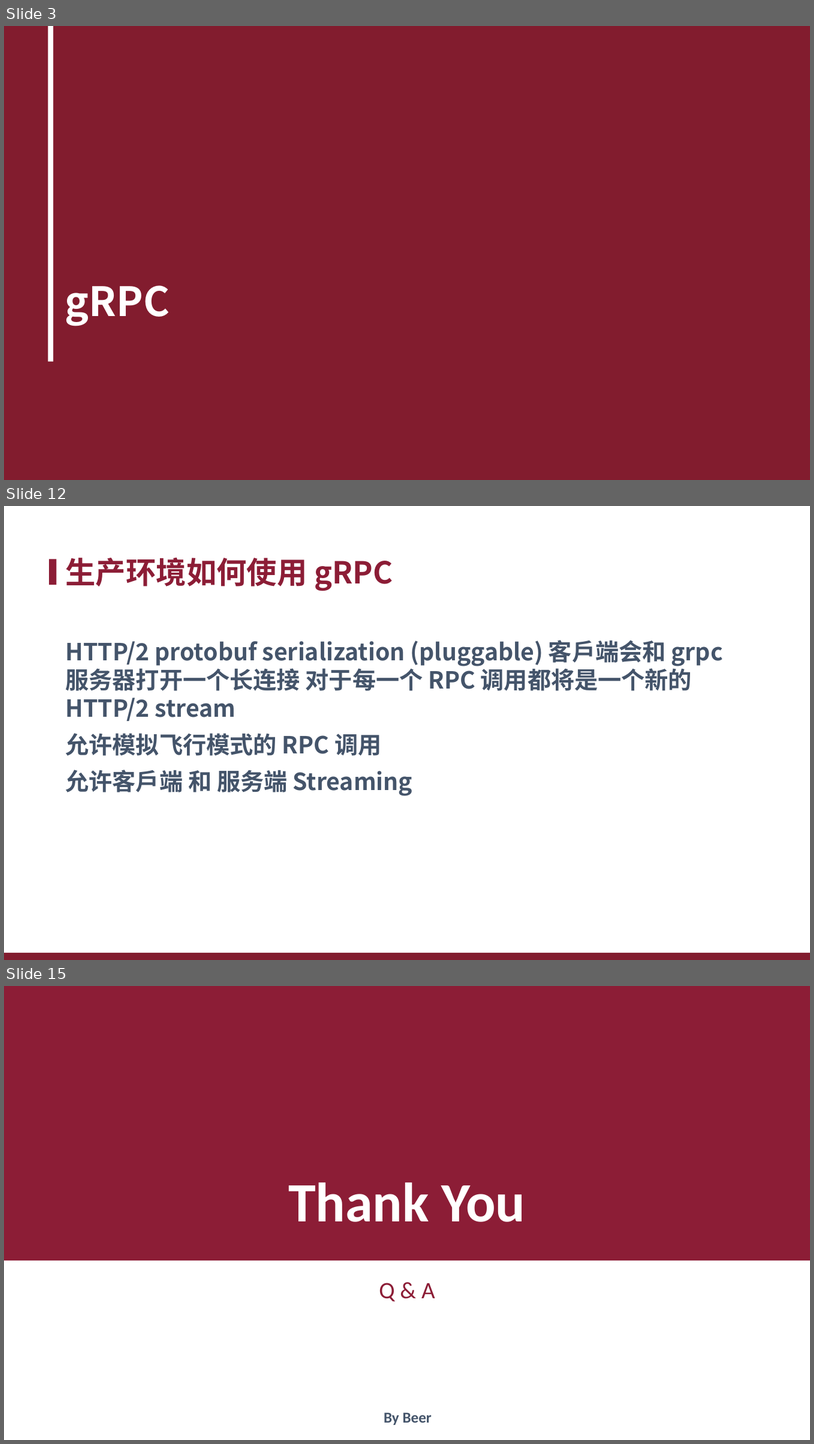
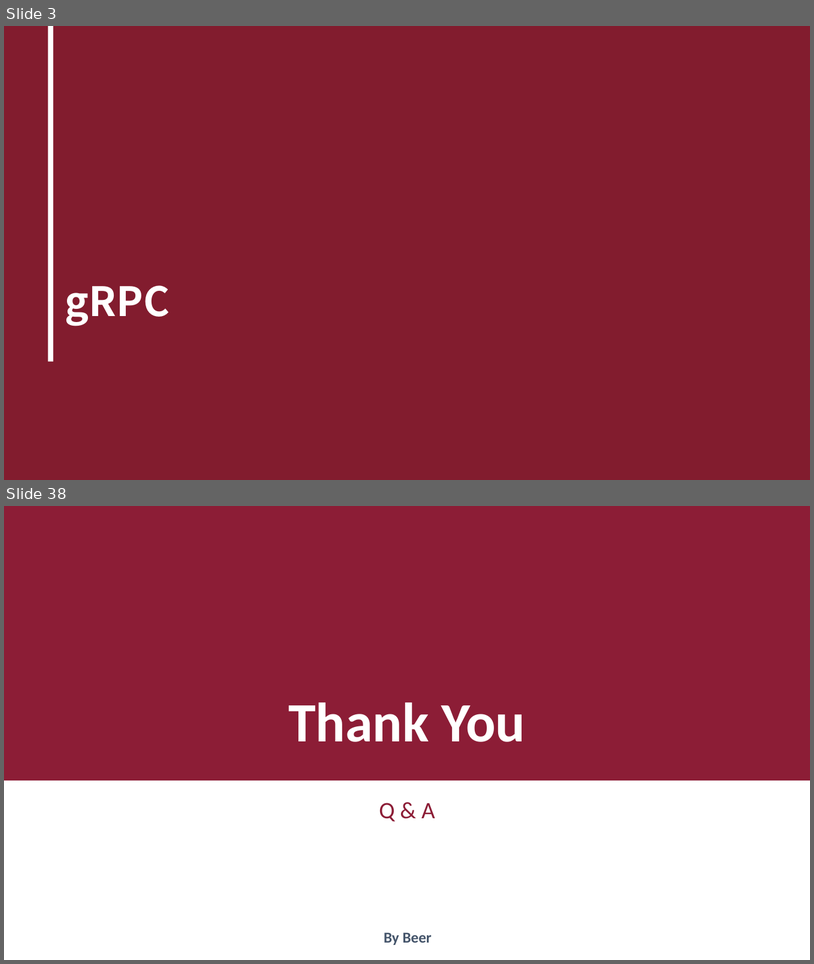
Before and after one commit to xiauchen/5__gRPC, a slide deck: 空白PPT.pptx. Shown one above the other, each under a label of ours: slides 3, 12 and 15 before the commit, slides 3 and 38 after it; the slides between them are not shown. The pictures are 814x1444 and 814x964 pixels, drawn with LibreOffice and Linux fonts; fonts in the diff are those of the drawing; background and template pictures are left out. Boxes give left, top, right and bottom in pixels: in the first picture for what was removed or moved away, otherwise in the second. Text is boxed around its words. In the diff, an @@ line names an element or a change of style, - is before the commit and + after.

```diff
--- a/空白PPT.pptx
+++ b/空白PPT.pptx
@@ slide 12 removed at [4,506,810,960], background #FFFFFF @@
@@ rectangle removed at [50,559,57,585] @@
@@ title removed at [65,558,393,591] @@
-生产环境如何使用 gRPC
@@ text removed at [65,640,723,796] @@
-HTTP/2 protobuf serialization (pluggable) 客户端会和 grpc 服务器打开一个长连接 对于每一个 RPC 调用都将是一个新的 HTTP/2 stream
-允许模拟飞行模式的 RPC 调用
-允许客户端 和 服务端 Streaming
@@ rectangle removed at [4,952,810,960] @@
@@ what was slide 15 is now slide 38 @@
```
Also in this commit, not shown: 5 slides changed, 29 slides added, 5 other slides removed, 30 other files.
